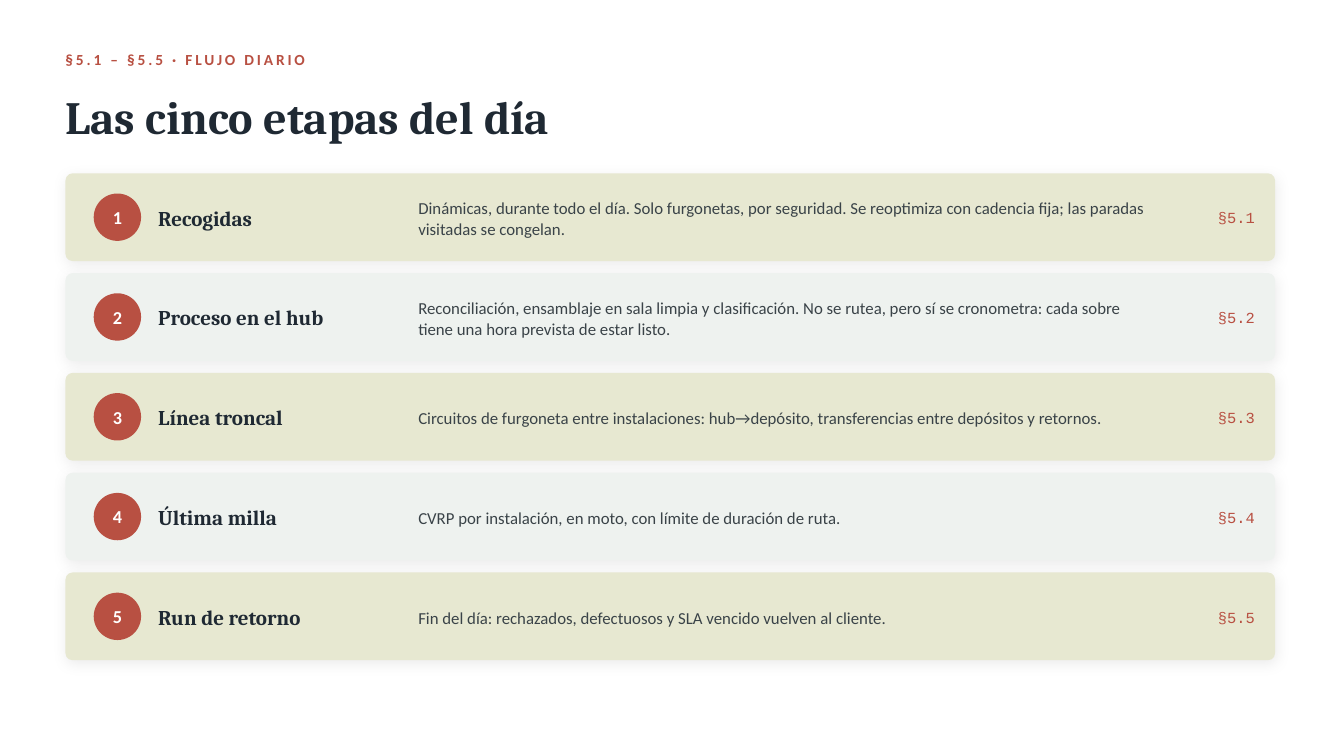
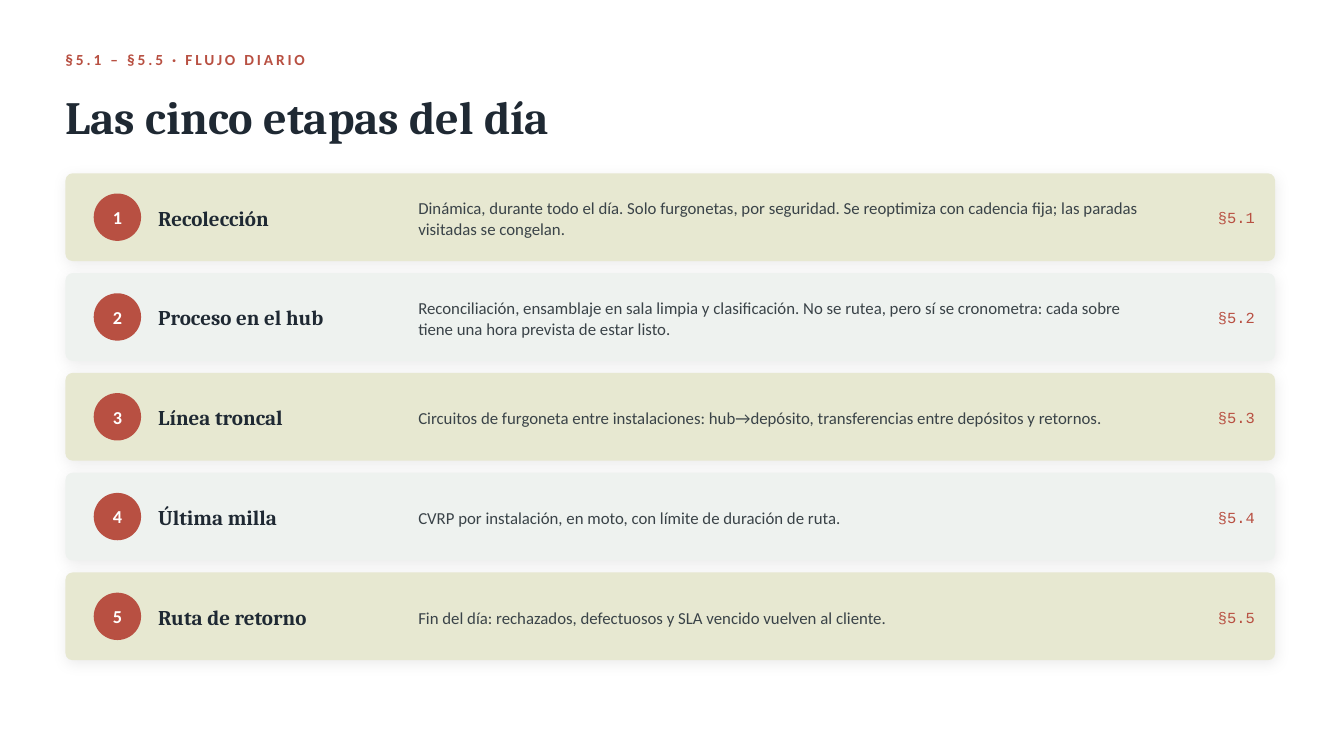
Before and after one commit to lvalverdeb/ddn, a slide deck: slide 6 of docs/presentaciones/01-que-es-ddn.pptx. Drawn at 1344x756 pixels with LibreOffice and Linux fonts; fonts in the diff are those of the drawing. Boxes give left, top, right and bottom in pixels: in the first picture for what was removed or moved away, otherwise in the second. Text is boxed around its words. In the diff, an @@ line names an element or a change of style, - is before the commit and + after.

```diff
--- a/docs/presentaciones/01-que-es-ddn.pptx
+++ b/docs/presentaciones/01-que-es-ddn.pptx
@@ text at (418,202,1137,238): text changed @@
-Dinámicas, durante todo el día. Solo furgonetas, por seguridad. Se reoptimiza con cadencia fija; las paradas visitadas se congelan.
+Dinámica, durante todo el día. Solo furgonetas, por seguridad. Se reoptimiza con cadencia fija; las paradas visitadas se congelan.
@@ text at (158,211,269,226): text changed @@
-Recogidas
+Recolección
@@ text at (158,610,307,625): text changed @@
-Run de retorno
+Ruta de retorno
```
Also in this commit, not shown: 6 other slides changed, 11 other files.
